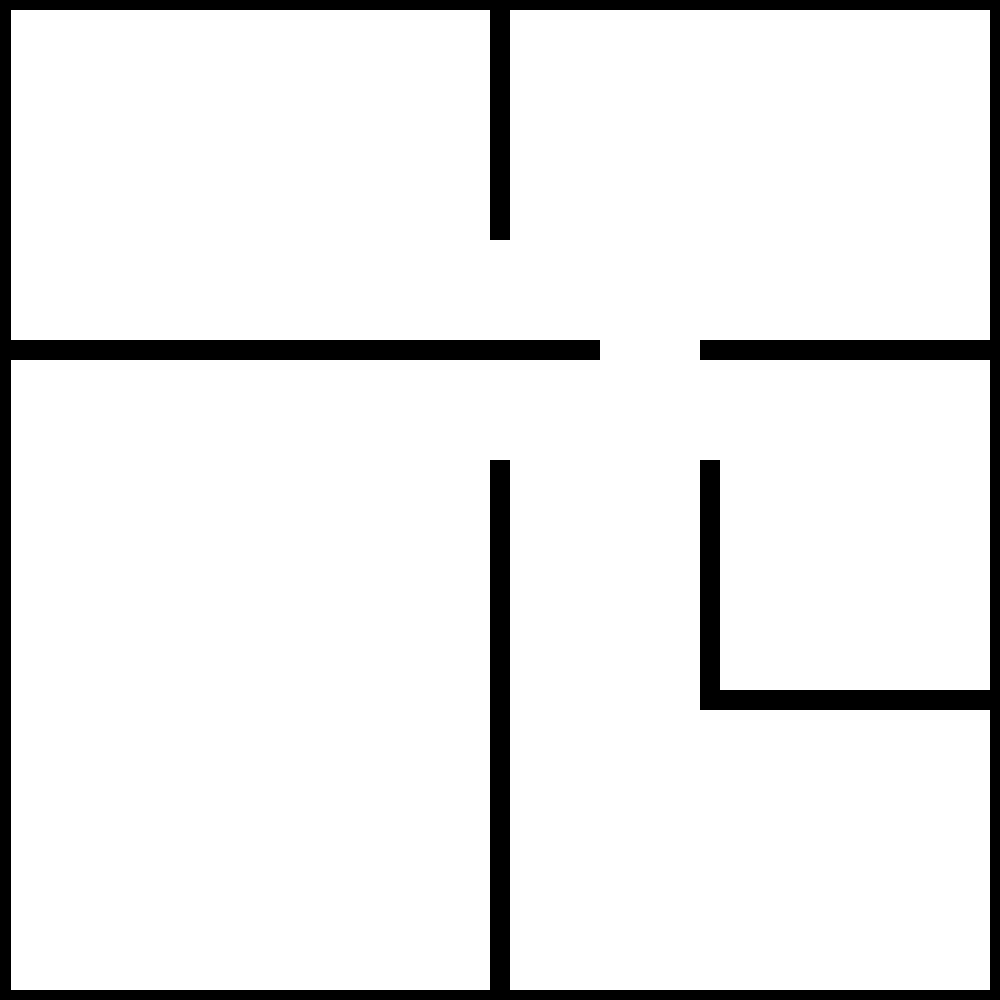
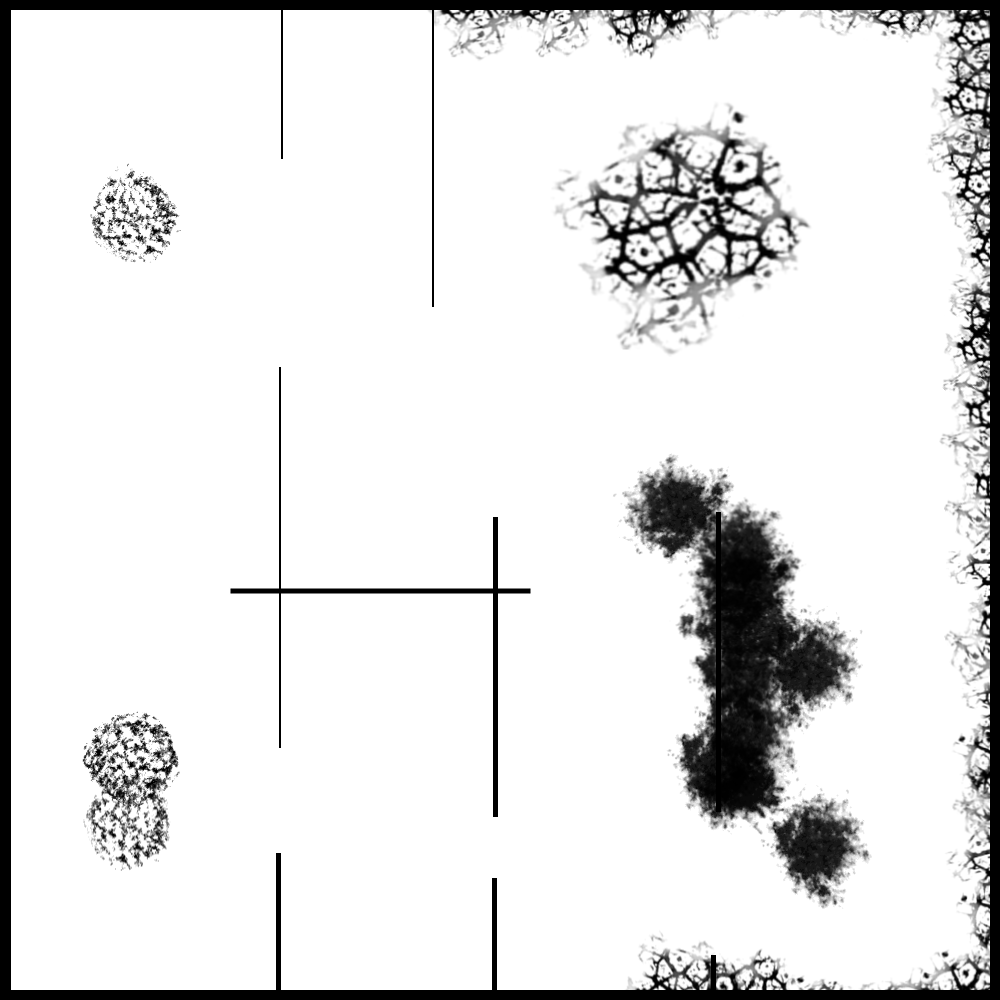
Two versions of the same layered image (1000×1000). Layer-by-layer changes:
added layer "Layer #16" above "Transformation #1" over (425, 10, 990, 990)
added layer "Transformation #1" above "Office" over (230, 587, 531, 595)
added layer "Layer #14" above "Layer #13" over (82, 101, 813, 871)
added layer "Layer #13" above "Layer #12" over (432, 10, 434, 307)
added layer "Layer #12" above "Layer #11" over (281, 10, 283, 159)
added layer "Layer #11" above "Layer #15" over (279, 367, 281, 748)
added layer "Layer #10" above "Layer #9" over (716, 512, 721, 812)
added layer "Layer #9" above "Layer #8" over (711, 955, 716, 990)
added layer "Layer #6" above "Layer #2" over (276, 853, 281, 990)
hid "Block #9" over (700, 460, 720, 990)
hid "Block #8" over (490, 460, 510, 990)
hid "Block #7" over (490, 10, 510, 240)
hid "Block #10" over (700, 690, 990, 710)
hid "Block #6" over (700, 340, 990, 360)
hid "Block #5" over (11, 340, 600, 360)
